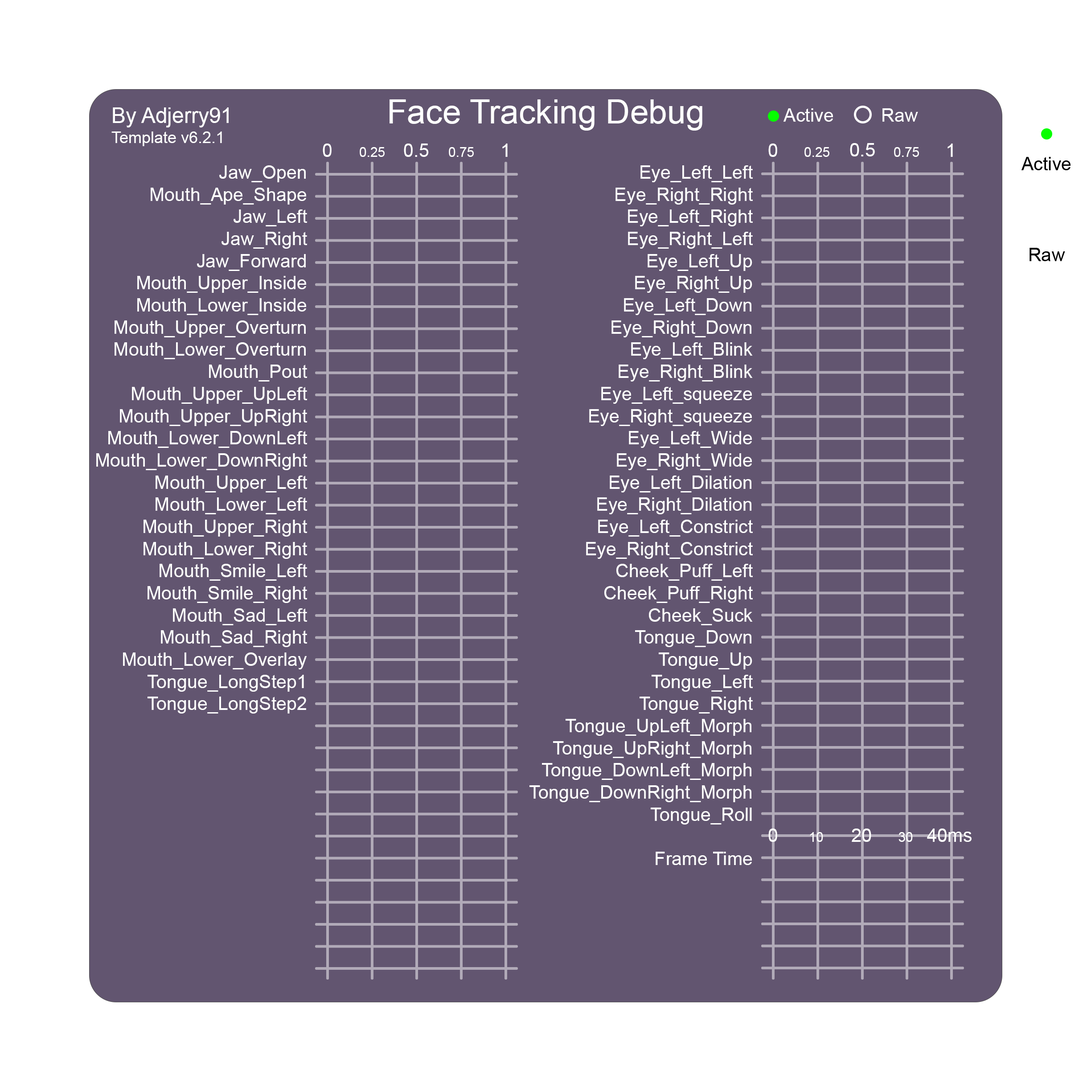
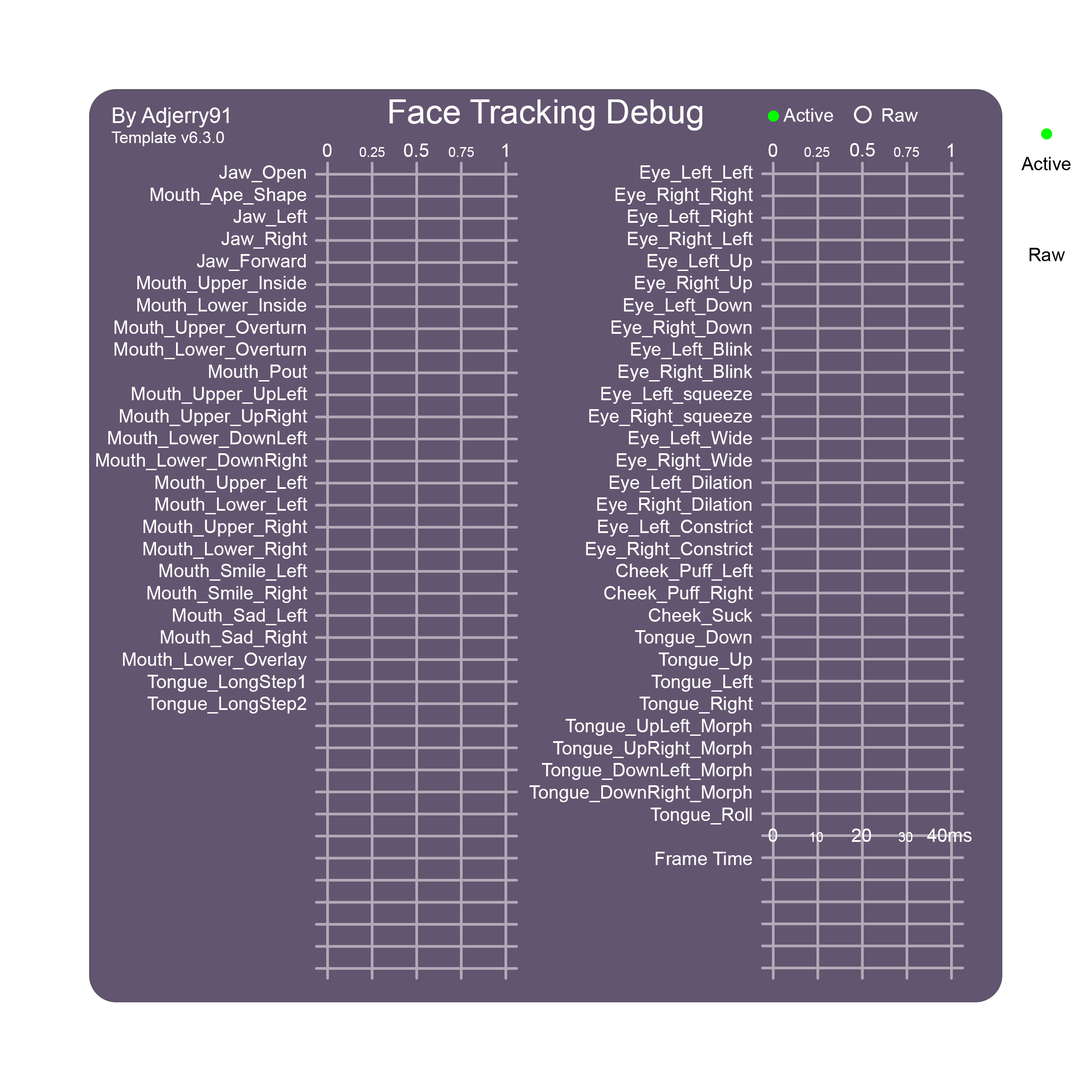
Layer changes from the first 1091 × 1091 image to the second:
painted on "Template Version" over [202, 131, 225, 144]
